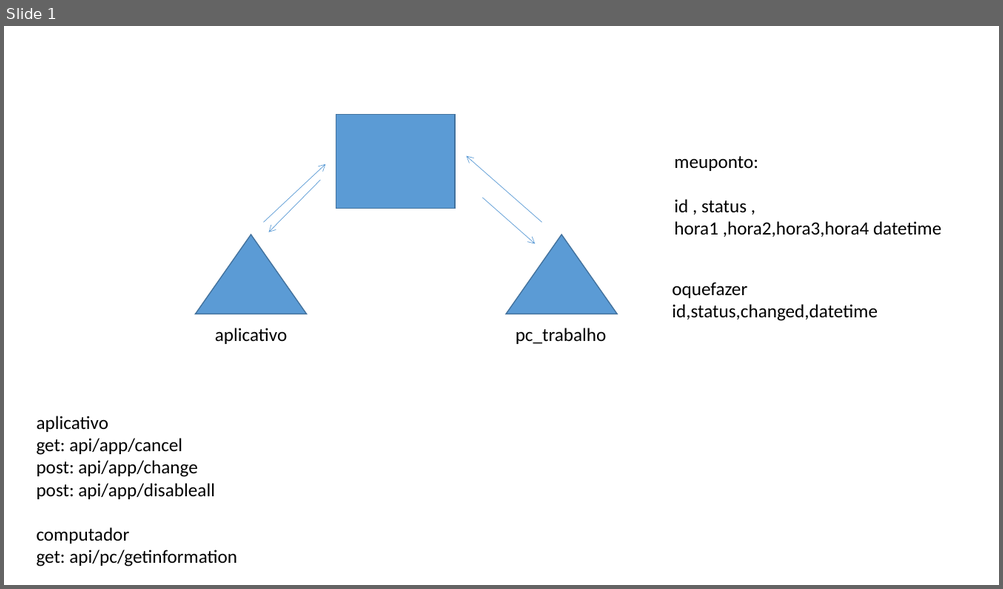
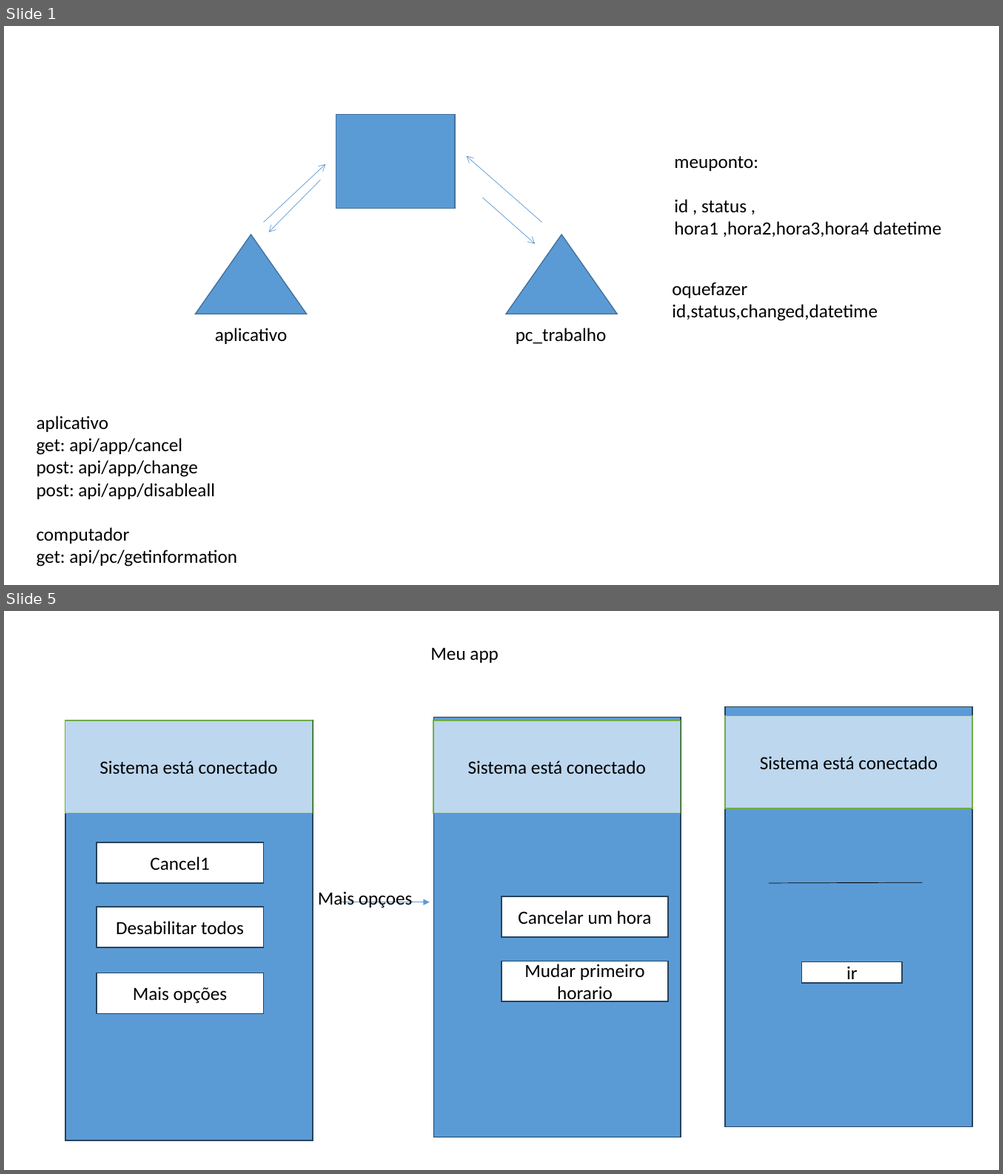
Before and after one commit to lorionMoreira/makeponto, a slide deck: documentation/requisitos.pptx. Shown one above the other, each under a label of ours: slide 1 before the commit, slides 1 and 5 after it; the slides between them are not shown. The pictures are 1003x589 and 1003x1174 pixels, drawn with LibreOffice and Linux fonts; fonts in the diff are those of the drawing. Boxes give left, top, right and bottom in pixels: in the first picture for what was removed or moved away, otherwise in the second. Text is boxed around its words. In the diff, an @@ line names an element or a change of style, - is before the commit and + after.

```diff
--- a/documentation/requisitos.pptx
+++ b/documentation/requisitos.pptx
@@ slide 5 added at (x1=4, y1=611, x2=999, y2=1170), background #FFFFFF @@
@@ text added at (x1=430, y1=647, x2=498, y2=663), 18 pt, text #000000 @@
+Meu app
@@ rectangle added at (x1=65, y1=721, x2=312, y2=1142), fill #5B9BD5, outline #28445D 1 pt @@
@@ rectangle added at (x1=65, y1=721, x2=312, y2=814), fill #BDD7EE, outline #70AD47 1 pt, 18 pt, text #000000 @@
+Sistema está conectado
@@ rectangle added at (x1=433, y1=721, x2=680, y2=814), fill #BDD7EE, outline #70AD47 1 pt, 18 pt, text #000000 @@
+Sistema está conectado
@@ rectangle added at (x1=434, y1=717, x2=680, y2=1138), fill #5B9BD5, outline #28445D 1 pt @@
@@ rectangle added at (x1=725, y1=707, x2=972, y2=1128), fill #5B9BD5, outline #28445D 1 pt @@
@@ rectangle added at (x1=725, y1=715, x2=972, y2=809), fill #BDD7EE, outline #70AD47 1 pt, 18 pt, text #000000 @@
+Sistema está conectado
@@ rectangle added at (x1=96, y1=843, x2=263, y2=884), fill #FFFFFF, outline #28445D 1 pt, 18 pt, text #000000 @@
+Cancel1
@@ text added at (x1=318, y1=891, x2=412, y2=908), 18 pt, text #000000 @@
+Mais opçoes
@@ rectangle added at (x1=502, y1=897, x2=668, y2=938), fill #FFFFFF, outline #28445D 1 pt, 18 pt, text #000000 @@
+Cancelar um hora
@@ line added from (768, 883) to (922, 883), #000000 0.5 pt @@
@@ rectangle added at (x1=96, y1=907, x2=263, y2=948), fill #FFFFFF, outline #28445D 1 pt, 18 pt, text #000000 @@
+Desabilitar todos
@@ arrow added from (339, 903) to (430, 903), #5B9BD5 0.5 pt @@
@@ rectangle added at (x1=502, y1=961, x2=668, y2=1002), fill #FFFFFF, outline #28445D 1 pt, 18 pt, text #000000 @@
+Mudar primeiro horario
@@ rectangle added at (x1=802, y1=963, x2=902, y2=983), fill #FFFFFF, outline #28445D 1 pt, 18 pt, text #000000 @@
+ir
@@ rectangle added at (x1=96, y1=974, x2=263, y2=1014), fill #FFFFFF, outline #28445D 1 pt, 18 pt, text #000000 @@
+Mais opções
```
Also in this commit, not shown: 3 other slides added, 1 slide removed, 8 other files.
